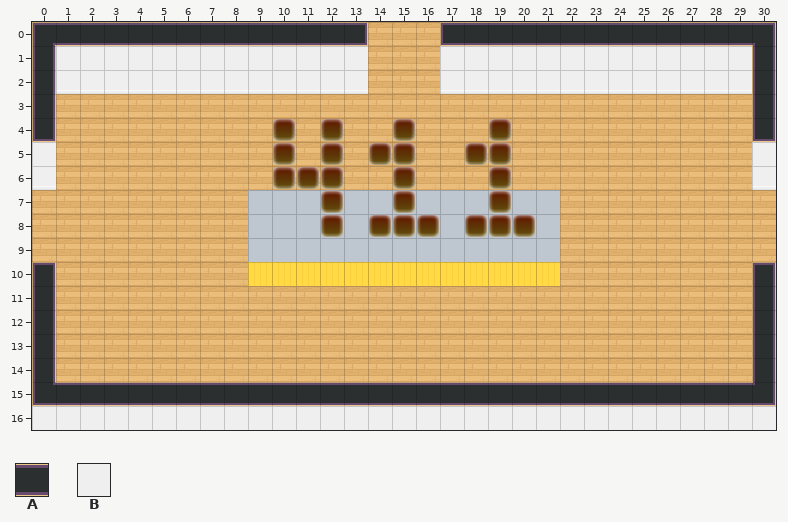
An edit to a level. Tiled map (JSON), dist/map/411.json. Above, as it was before the edit.
Cells are 32x32 px. Shown: x 0..30, y 0..16.
Key: from "tileset5_export": A 56, B 62.
_ is an empty cell, # one hidden under a higher layer.
Layers that did not change in this view are not listed.
Layer "door-south" before, first column x 8:
 7 ______________
 8 ______________
 9 ______________
10 ______________
11 ______________
12 ______________
13 ______________
14 ______________
15 _____AAAAA____
16 ______BBB_____
The result:
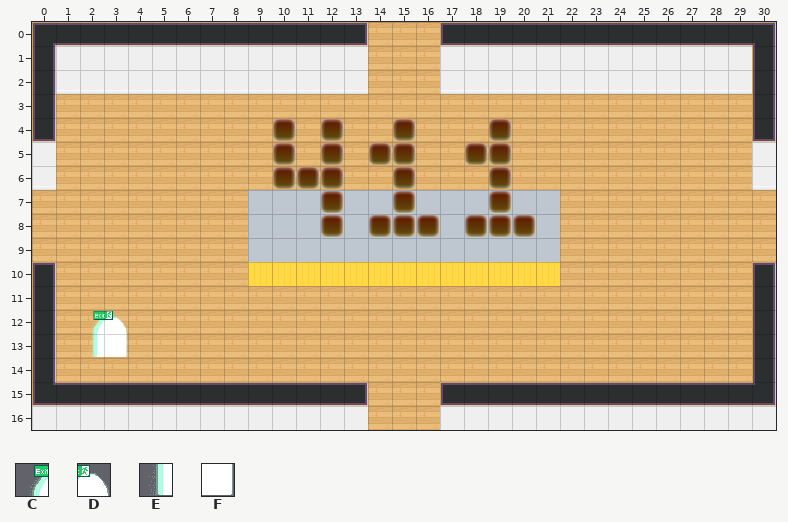
Further tiles: from "worldExit": C 0, D 1, E 2, F 3.
Tiles of an added or newly shown layer are drawn over the layers below it.
Diff:
Layer "block-south" (now hidden):
y 15..16: x 14..16 ### -> ___
Layer "door-south" (now hidden):
y 15: x 13..17 AAAAA -> _____
y 16: x 14..16 BBB -> ___
Layer "LOBBY" (added):
y 12: x 2..3 __ -> CD
y 13: x 2..3 __ -> EF
Where, in picture pixels (left, top, right, bottom), the same in both pictures:
added: (87, 311, 127, 357)
removed: (365, 382, 443, 430)
